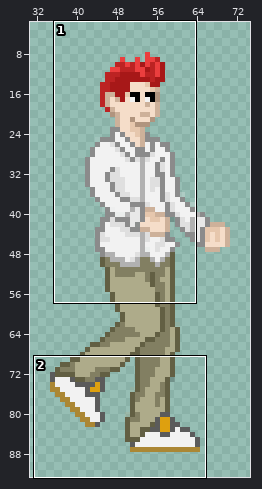
File history of a sprite sheet, sprites/spr_player_run/layers/446b8831-f03c-4e7d-992c-5ff6e2cf9c47/ee7e0da1-0ac8-4064-abf7-3318af3cbd9f.png. Above: a wide view before the commit, with the close-up outlined.
Close-up. The starting point:
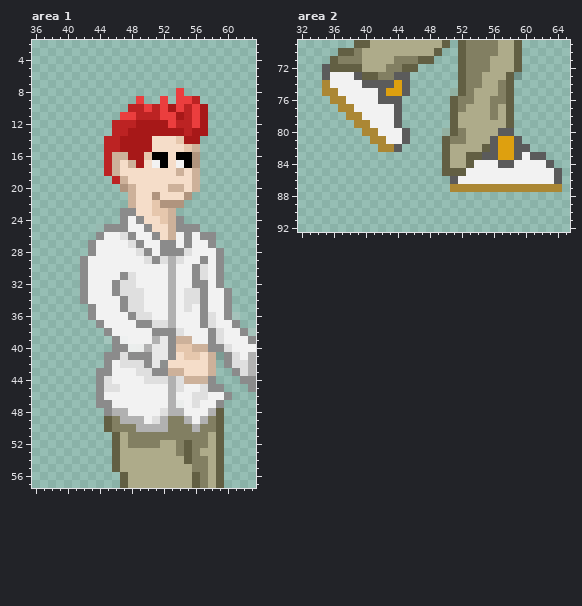
The file is 100x100 pixels. Pixels under 10% opacity are left out. Colours within 5 levels of each other are drawn and written as one. Shown: area 1: x 36..63, y 2..57; area 2: x 32..65, y 69..92. The wide view leaves out empty margins.
The same view after the edit:
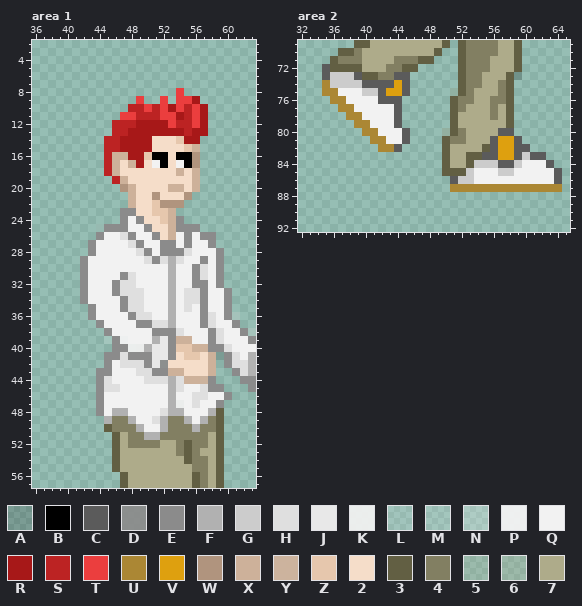
Palette (. is transparent): A #0000002e  B #000000  C #5b5b5b  D #8b8b8bed  E #8b8b8b  F #b1b1b1  G #cccccc  H #dfdfdf  J #e8e8e8  K #f1f1f1ef  L #f2f2f21f  M #f2f2f225  N #f2f2f243  P #f2f2f2f5  Q #f2f2f2  R #a71818  S #bc2323  T #eb3e3e  U #ab8734  V #dea00f  W #b0947e  X #cdb19a  Y #ceb39df6  Z #e6c7ad  2 #f5ddc9  3 #625f43  4 #827f62  5 #aeab8a32  6 #aeab8a42  7 #aeab8a
From old to new:
Area 1:
y 9: x 56 S -> R
y 47: x 45 E -> Q
y 48: x 44..45 .E -> EQ
y 49: x 45 3 -> F; x 47 F -> 4; x 49 F -> Q
y 50: x 50..51 FF -> QQ
y 51: x 50..51 44 -> FF
Area 2:
y 73: x 36..38 QQQ -> GGG
y 74: x 36..39 QQQQ -> GGGG
y 75: x 40..41 QQ -> GG
y 83: x 60 Q -> G
y 84: x 54..56 QQQ -> GGG; x 59 Q -> G
y 85: x 53 Q -> G; x 57..58 QQ -> GG
y 86: x 52..53 QQ -> GG
Where, in picture pixels (left, top, right, bottom), the same in both close-ups:
changed: (192, 96, 200, 104)
changed: (96, 400, 160, 440)
changed: (330, 72, 378, 96)
changed: (458, 152, 530, 184)
